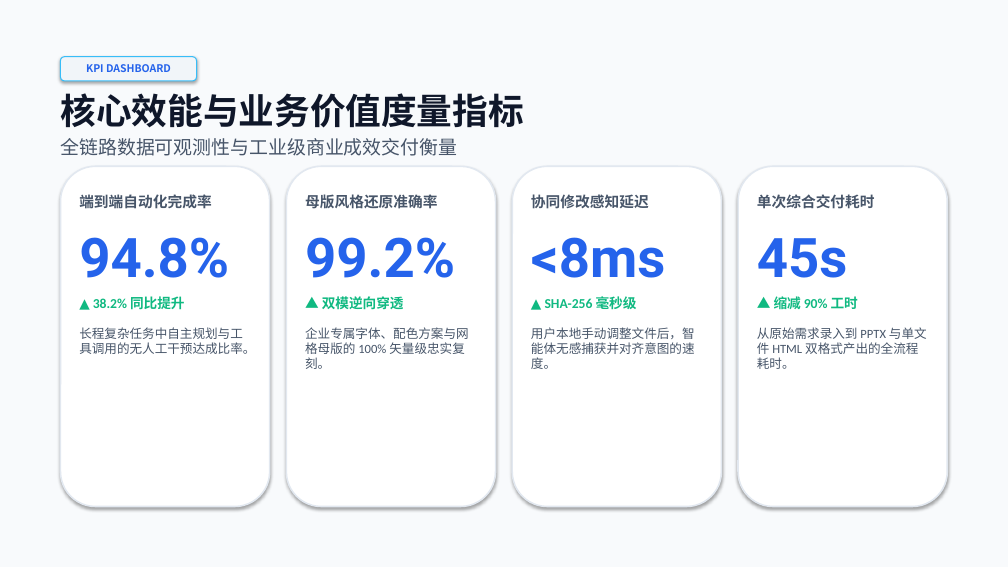
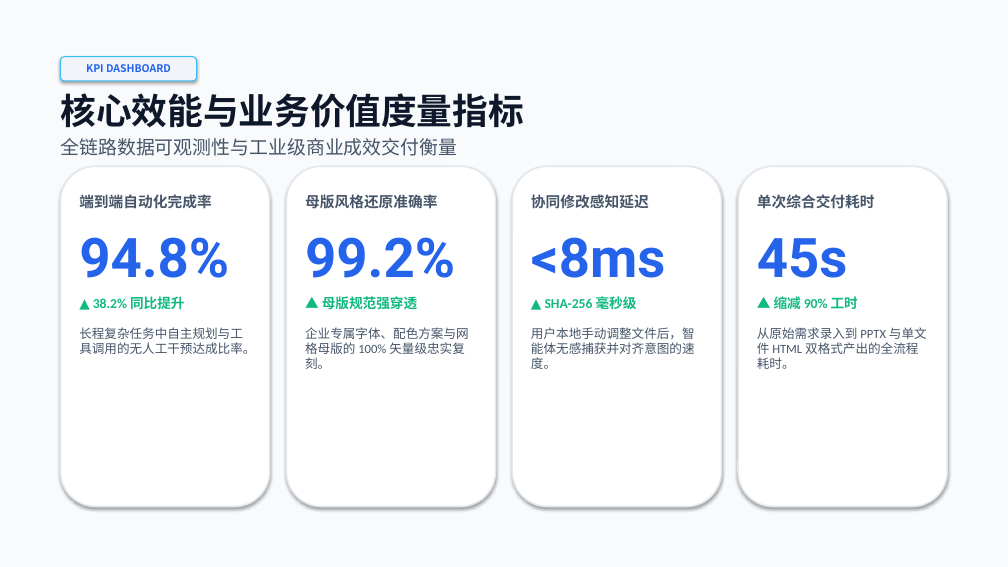
Before and after one commit to kts-kris/undoPPT, a slide deck: slide 4 of output/presentation.pptx. Drawn at 1008x567 pixels with LibreOffice and Linux fonts; fonts in the diff are those of the drawing. Boxes give left, top, right and bottom in pixels: in the first picture for what was removed or moved away, otherwise in the second. Text is boxed around its words. In the diff, an @@ line names an element or a change of style, - is before the commit and + after.

```diff
--- a/output/presentation.pptx
+++ b/output/presentation.pptx
@@ text at [322, 295, 417, 313]: text changed @@
-▲ 双模逆向穿透
+▲ 母版规范强穿透
```
Also in this commit, not shown: 2 other slides changed, 3 other files.
